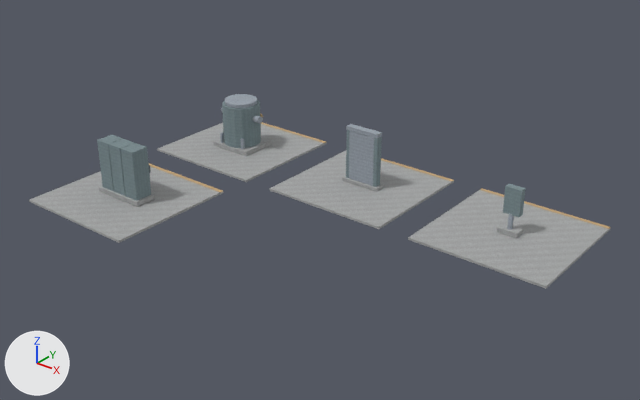
One commit to the glTF model development/levels/primitive-props-v1/site-kits/level_blockout_kit_wld_13_p03.glb: the scene before it, then after it.
One viewpoint serves both versions: a 50 mm lens placed at (20.1, -24.5, 15.9), pointed at (0.4, 0.0, 0.7). The lights are fixed; the arrows at lower left show +X, +Y and +Z. The older version comes first. Vertices at exactly the same position are counted once.

The first picture shows 'level_blockout_kit_wld_13_p03'.
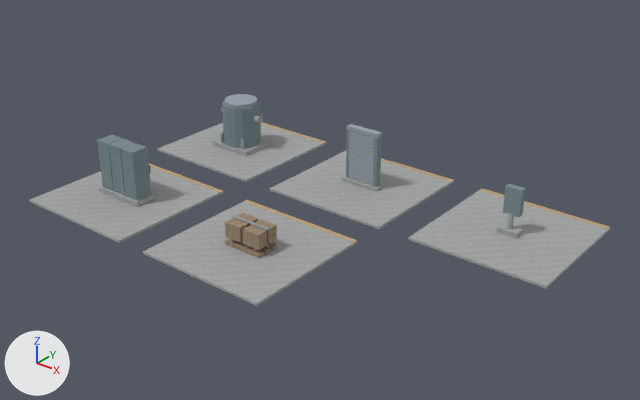
Where the change shows, as pixel boxes [x1, y1, x2, y2] in the pictures (640 x 400 px):
'level_blockout_kit_wld_13_p03', reshaped (9% taller): before [29, 94, 611, 289]; after [29, 94, 611, 306]
part 1 of me_greywater_cannery_map_kit_contact_room, added: after [143, 201, 358, 306]
part 2 of me_greywater_cannery_map_kit_contact_room, added: after [245, 200, 357, 242]
part 3 of me_greywater_cannery_map_kit_contact_room, added: after [233, 215, 269, 230]
part 4 of me_greywater_cannery_map_kit_contact_room, added: after [269, 242, 278, 250]
part 5 of me_greywater_cannery_map_kit_contact_room, added: after [241, 242, 271, 254]
part 6 of me_greywater_cannery_map_kit_contact_room, added: after [225, 238, 264, 258]
part 7 of me_greywater_cannery_map_kit_contact_room, added: after [238, 213, 258, 226]
part 8 of me_greywater_cannery_map_kit_contact_room, added: after [225, 218, 249, 243]
part 9 of me_greywater_cannery_map_kit_contact_room, added: after [255, 219, 277, 245]
part 10 of me_greywater_cannery_map_kit_contact_room, added (brown): after [243, 225, 267, 250]

Edits to the bpy script that builds the scene:
```text
Add img_image_6:
    img_image_6 = load_image('Image_6', '_unpacked/Image_6', 32, 32, 'sRGB')
Add mat_blockout_wood:
    mat_blockout_wood = bpy.data.materials.new('blockout_wood')
    # colours: beige #a89379
    # uses the picture img_image_6
Change me_greywater_cannery_map_kit_contact_room:
    used by ob_level_blockout_kit_wld_13_p03; location = (0.0, 0.0, 0.0)
    remove me_greywater_cannery_map_kit_contact_room.from_pydata(...)  # 404 vertices, 656 faces; spans x -9.8..9.8, y -6.3..6.3, z -0.1..2.5
    add me_greywater_cannery_map_kit_contact_room.from_pydata(...)  # 524 vertices, 836 faces; spans x -9.8..9.8, y -6.3..6.3, z -0.1..2.5
    me_greywater_cannery_map_kit_contact_room part 1: a new loose piece, a box spanning x -2.825..2.825, y -6.3..-0.7, z -0.11..-0.01, in mat_blockout_stone
    me_greywater_cannery_map_kit_contact_room part 2: a new loose piece, a box spanning x -2.825..2.825, y -0.89..-0.71, z -0.013..0.002, in mat_blockout_accent
    me_greywater_cannery_map_kit_contact_room part 3: a new loose piece, a box spanning x -0.845..0.845, y -3.543..-3.457, z 0.933..0.988, in mat_blockout_metal
    me_greywater_cannery_map_kit_contact_room part 4: a new loose piece, a box spanning x -0.85..0.85, y -3.26..-2.98, z 0.0..0.14, in mat_blockout_wood
    me_greywater_cannery_map_kit_contact_room part 5: a new loose piece, a box spanning x -0.85..0.85, y -3.64..-3.36, z 0.0..0.14, in mat_blockout_wood
    me_greywater_cannery_map_kit_contact_room part 6: a new loose piece, a box spanning x -0.85..0.85, y -4.02..-3.74, z 0.0..0.14, in mat_blockout_wood
    me_greywater_cannery_map_kit_contact_room part 7: a new loose piece, a box spanning x -0.83..-0.07, y -3.46..-3.0, z 0.31..0.93, in mat_blockout_wood
    me_greywater_cannery_map_kit_contact_room part 8: a new loose piece, a box spanning x -0.83..-0.07, y -4.0..-3.54, z 0.31..0.93, in mat_blockout_wood
    me_greywater_cannery_map_kit_contact_room part 9: a new loose piece, a box spanning x 0.07..0.83, y -3.46..-3.0, z 0.31..0.93, in mat_blockout_wood
    me_greywater_cannery_map_kit_contact_room part 10: a new loose piece, a box spanning x 0.07..0.83, y -4.0..-3.54, z 0.31..0.93, in mat_blockout_wood
    other edits to the shape of me_greywater_cannery_map_kit_contact_room do not show in these pictures
    add me_greywater_cannery_map_kit_contact_room.materials.append(mat_blockout_wood)
```
